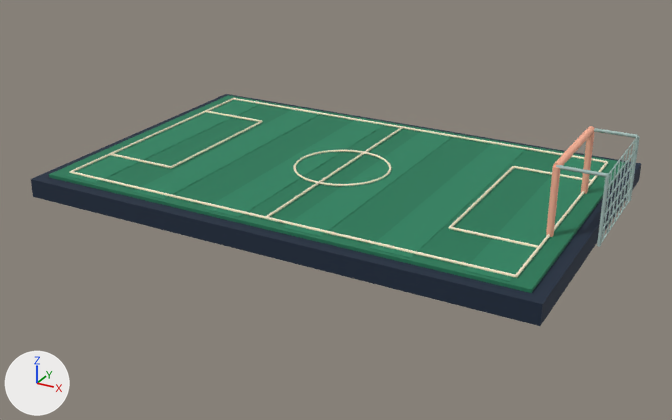
One commit to the glTF model app/public/models/match-lab/pitch.glb: the scene before it, then after it.
Camera for both pictures: a 50 mm camera at (0.997, -1.845, 0.809) aimed at (0.018, -0.066, -0.08). Every picture has the same lights, and +X, +Y and +Z are marked at lower left. The older version comes first. Where no turn or scale is listed for an object, it has been applied to the vertices.

The scene before the commit, as lines of its bpy script (objects in view):
```python
ob_centre_circle = bpy.data.objects.new('Centre circle', me_mesh_13)
ob_centre_circle.location = (0.0, 0.0, 0.003)
ob_mown_stripe_0 = bpy.data.objects.new('Mown stripe 0', me_mesh_2)
ob_mown_stripe_0.location = (-0.5, 0.0, 0.001)
ob_mown_stripe_1 = bpy.data.objects.new('Mown stripe 1', me_mesh_3)
ob_mown_stripe_1.location = (-0.3, 0.0, 0.001)
ob_mown_stripe_2 = bpy.data.objects.new('Mown stripe 2', me_mesh_4)
ob_mown_stripe_2.location = (-0.1, 0.0, 0.001)
ob_mown_stripe_3 = bpy.data.objects.new('Mown stripe 3', me_mesh_5)
ob_mown_stripe_3.location = (0.1, 0.0, 0.001)
ob_mown_stripe_4 = bpy.data.objects.new('Mown stripe 4', me_mesh_6)
ob_mown_stripe_4.location = (0.3, 0.0, 0.001)
ob_mown_stripe_5 = bpy.data.objects.new('Mown stripe 5', me_mesh_7)
ob_mown_stripe_5.location = (0.5, 0.0, 0.001)
ob_table_edge = bpy.data.objects.new('Table edge', me_mesh_0)
ob_table_edge.location = (0.0, 0.0, -0.03)
ob_turf = bpy.data.objects.new('Turf', me_mesh_1)
ob_turf.location = (0.0, 0.0, -0.007)
# also in view: 'Touchline 0.34' at (0.0, -0.34, 0.003); 'Touchline -0.34' at (0.0, 0.34, 0.003); 'Goal post 0.13' at (0.55, -0.13, 0.075)
```
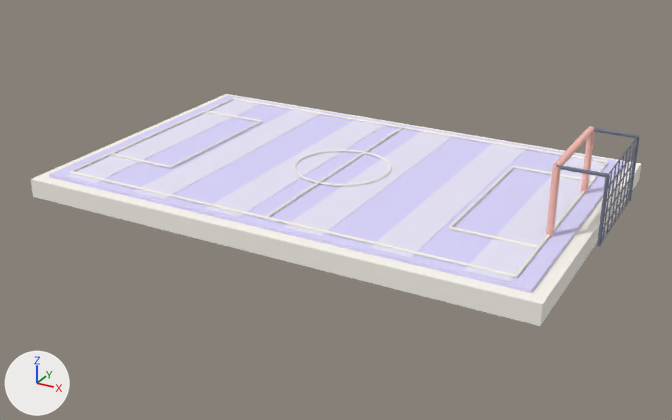
What differs and where, as boxes [x1, y1, x2, y2] in the pictures (672 x 420 px):
'Turf', recoloured (dark green to pale blue): [49, 95, 625, 293] in both
'Table edge', recoloured: [31, 94, 641, 326] in both
'Mown stripe 4', recoloured (green to white): [369, 141, 528, 258] in both
'Mown stripe 5', recoloured (green to white): [464, 154, 607, 281] in both
'Mown stripe 3', recoloured (green to white): [283, 129, 455, 237] in both
'Mown stripe 2', recoloured (green to white): [205, 118, 387, 217] in both
'Mown stripe 1', recoloured (green to white): [133, 108, 324, 199] in both
'Mown stripe 0', recoloured (green to white): [67, 98, 264, 183] in both
'Goal rear 0.13', recoloured (light grey to greyish blue): [597, 175, 610, 247] in both
'Goal rear -0.13', recoloured (darker): [627, 136, 640, 201] in both
'Goal roof 0.13', recoloured: [556, 165, 608, 177] in both
'Goal roof -0.13', recoloured (darker): [594, 128, 638, 138] in both
'Rear net vertical 6', recoloured: [606, 165, 617, 233] in both
'Rear net vertical 7', recoloured: [602, 170, 613, 239] in both
'Rear net vertical 5', recoloured: [610, 161, 620, 228] in both
'Rear net vertical 4', recoloured: [614, 156, 624, 222] in both
'Rear net vertical 3', recoloured: [618, 151, 628, 216] in both
'Rear net vertical 1', recoloured: [625, 142, 635, 206] in both
'Rear net vertical 2', recoloured: [621, 147, 631, 211] in both
'Rear net horizontal 5', recoloured: [608, 136, 638, 175] in both
'Rear net horizontal 2', recoloured: [605, 176, 633, 215] in both
'Rear net horizontal 4', recoloured: [608, 150, 636, 188] in both
'Rear net horizontal 3', recoloured: [606, 163, 634, 202] in both
'Rear net horizontal 0', recoloured: [601, 201, 629, 243] in both
'Rear net horizontal 1', recoloured: [603, 188, 631, 229] in both

Diff of the bpy script that builds the scene:
```diff
--- a/app/public/models/match-lab/pitch.glb.py
+++ b/app/public/models/match-lab/pitch.glb.py
@@ mat_material_0 @@
 mat_material_0 = principled_material('Material_0')
-mat_material_0.base_color = (0.00857, 0.0212, 0.0467)  # dark blue #17283d
+mat_material_0.base_color = (1.0, 0.956, 0.888)  # white #fffaf2
 mat_material_0.roughness = 0.85
@@ mat_material_1 @@
 mat_material_1 = principled_material('Material_1')
-mat_material_1.base_color = (0.0144, 0.191, 0.0953)  # dark green #207957
+mat_material_1.base_color = (0.723, 0.687, 1.0)  # pale blue #ddd8ff
 mat_material_1.roughness = 0.85
@@ mat_material_2 @@
 mat_material_2 = principled_material('Material_2')
-mat_material_2.base_color = (0.0203, 0.227, 0.117)  # green #278360
+mat_material_2.base_color = (0.839, 0.807, 0.973)  # white #ece8fc
 mat_material_2.roughness = 0.85
@@ mat_material_5 @@
 mat_material_5 = principled_material('Material_5')
-mat_material_5.base_color = (0.386, 0.521, 0.491)  # light grey #a7bfba
+mat_material_5.base_color = (0.175, 0.188, 0.258)  # greyish blue #74788b
 mat_material_5.roughness = 0.85
```
